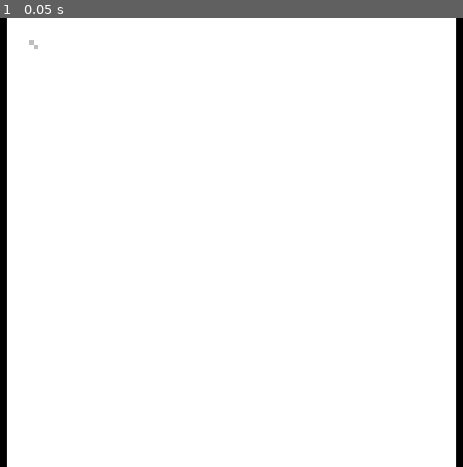
Above: before the commit, frame 1.
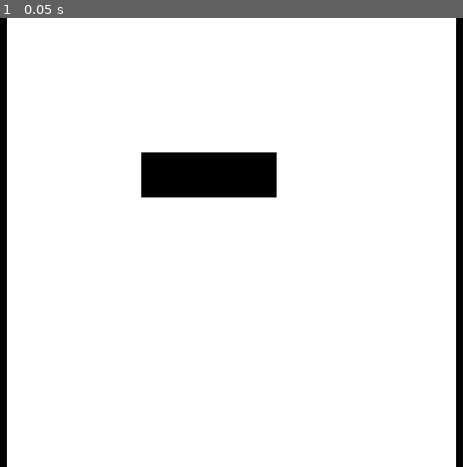
Above: after the commit, the same moment.

Repository: Dobefu/godot-game-of-life
Game: Godot game, scene res://main.tscn
Same seed, same stepped clock (60 frames per second), same inputs: the game is played once before the commit and once after it.
Inputs:
- Up to frame 1 (0.05 s): no input

The runs differ from the first frame. In frame 1, 3.0% of the frame differs, in the area x 6-60%, y 4-41%.

Commit message:
Add a basic board

Diff:
--- a/game-base.gd
+++ b/game-base.gd
@@ -1,10 +1,22 @@
 extends Control
 class_name GameBase
 
-var board_size: int = 100
+var board_size: int = 10
+var board: Array
 
 func _ready() -> void:
-	pass
+	board = []
+	board.resize(board_size ** 2)
+	board.fill(false)
+
+	board[33] = true
+	board[34] = true
+	board[35] = true
 
 func _process(_delta: float) -> void:
-	pass
+	var has_changed: bool = false
+	var new_board: Array = board
+
+	if has_changed:
+		board = new_board
+		queue_redraw()
--- a/game.gd
+++ b/game.gd
@@ -8,11 +8,15 @@
 var window_size_prev: Vector2i
 
 func _ready() -> void:
+	super()
+
 	image = Image.create_empty(board_size, board_size, false, Image.FORMAT_L8)
 	image.fill(Color.WHITE)
 	texture = ImageTexture.create_from_image(image)
 
 func _process(_delta: float) -> void:
+	super(_delta)
+
 	window_size = get_window().size
 	texture.update(image)
 	queue_redraw()
@@ -22,8 +26,11 @@
 		queue_redraw()
 
 func _draw() -> void:
-	image.set_pixel(5, 5, Color.GRAY)
-	image.set_pixel(6, 6, Color.GRAY)
+	image.fill(Color.WHITE)
+
+	for i in range(0, board_size ** 2):
+		if board[i]:
+			image.set_pixel((i % board_size), floori(float(i) / board_size), Color.BLACK)
 
 	var draw_size: float = min(window_size.x, window_size.y)
 	var draw_offset_x: float = float(window_size.x) / 2 - draw_size / 2
--- a/project.godot
+++ b/project.godot
@@ -17,5 +17,6 @@
 
 [rendering]
 
+textures/canvas_textures/default_texture_filter=0
 renderer/rendering_method="gl_compatibility"
 renderer/rendering_method.mobile="gl_compatibility"
